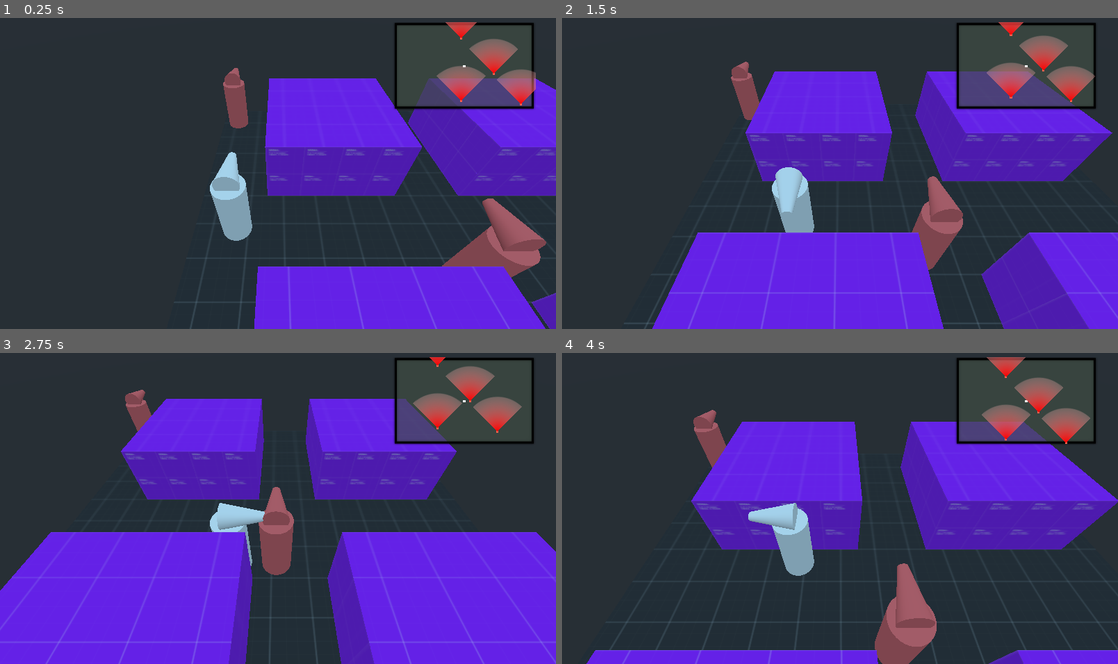
Above: before the commit, frames 1-4 (two rows, left to right).
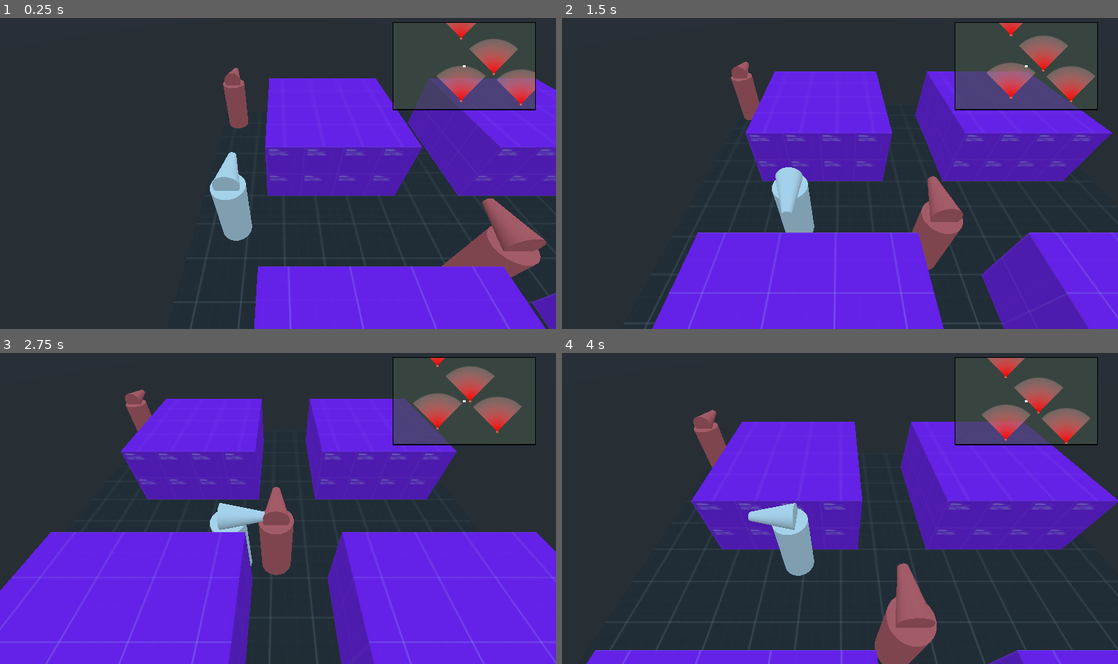
Above: after the commit, the same moments.

Repository: crystal-bit/games-mimcry-metal-gear-solid
Game: Godot game, scene res://scenes/gameplay/gameplay.tscn
Same seed, same stepped clock (60 frames per second), same inputs: the game is played once before the commit and once after it.
Inputs:
- Up to frame 1 (0.25 s): no input
- Up to frame 2 (1.5 s): tap Enter at 0.5 s; hold Right (ui_right) 0.53-1.28 s; hold Down (ui_down) from 1.28 s (still down)
- Up to frame 3 (2.75 s): release Down (ui_down) at 2.03 s; hold Right (ui_right) from 2.03 s (still down)
- Up to frame 4 (4 s): release Right (ui_right) at 2.78 s; hold Up (ui_up) 2.78-3.53 s; hold Left (ui_left) from 3.53 s (still down)

The runs differ from the first frame. In frame 1, 1.0% of the frame differs, in the area x 70-97%, y 1-30%; in frame 2, 1.0%; in frame 3, 1.0%; in frame 4, 1.0%.

Commit message:
Fixed issue #2

Diff:
--- a/scenes/gameplay/gameplay.tscn
+++ b/scenes/gameplay/gameplay.tscn
@@ -1,10 +1,11 @@
-[gd_scene load_steps=18 format=2]
+[gd_scene load_steps=19 format=2]
 
 [ext_resource path="res://addons/kenney_prototype_textures/dark/texture_01.png" type="Texture" id=1]
 [ext_resource path="res://scenes/gameplay/gameplay.gd" type="Script" id=2]
 [ext_resource path="res://scenes/gameplay/player.gd" type="Script" id=3]
 [ext_resource path="res://addons/kenney_prototype_textures/purple/texture_01.png" type="Texture" id=4]
-[ext_resource path="res://assets/minimap-bg.png" type="Texture" id=5]
+[ext_resource path="res://assets/minimap/background.png" type="Texture" id=5]
+[ext_resource path="res://assets/minimap/border.png" type="Texture" id=6]
 [ext_resource path="res://assets/minimap/player.png" type="Texture" id=7]
 [ext_resource path="res://scenes/gameplay/minimap/soliton.gd" type="Script" id=8]
 [ext_resource path="res://scenes/gameplay/enemy/enemy.tscn" type="PackedScene" id=9]
@@ -110,21 +111,40 @@
 
 [node name="GUI" type="CanvasLayer" parent="."]
 
-[node name="Soliton" type="TextureRect" parent="GUI"]
+[node name="Content" type="Control" parent="GUI"]
+margin_right = 40.0
+margin_bottom = 40.0
+
+[node name="Soliton" type="TextureRect" parent="GUI/Content"]
+anchor_left = 1.0
+anchor_right = 1.0
+margin_left = 683.0
+margin_top = 33.0
+margin_right = 947.0
+margin_bottom = 196.0
+rect_clip_content = true
+texture = ExtResource( 5 )
+expand = true
+script = ExtResource( 8 )
+minimap_scale = 10.0
+
+[node name="Player" type="Sprite" parent="GUI/Content/Soliton"]
+scale = Vector2( 2, 2 )
+texture = ExtResource( 7 )
+
+[node name="Frame" type="NinePatchRect" parent="GUI"]
 anchor_left = 1.0
 anchor_right = 1.0
 margin_left = -301.0
 margin_top = 33.0
 margin_right = -37.0
 margin_bottom = 196.0
-rect_clip_content = true
-texture = ExtResource( 5 )
-script = ExtResource( 8 )
-minimap_scale = 10.0
-
-[node name="Player" type="Sprite" parent="GUI/Soliton"]
-scale = Vector2( 2, 2 )
-texture = ExtResource( 7 )
+texture = ExtResource( 6 )
+draw_center = false
+patch_margin_left = 2
+patch_margin_top = 2
+patch_margin_right = 2
+patch_margin_bottom = 2
 
 [node name="Enemy" parent="." instance=ExtResource( 9 )]
 transform = Transform( 1, 0, 0, 0, 1, 0, 0, 0, 1, 9.68515, 1.90609, -0.844168 )
--- a/scenes/gameplay/minimap/soliton.gd
+++ b/scenes/gameplay/minimap/soliton.gd
@@ -1,7 +1,7 @@
 extends TextureRect
 
 onready var player_pin = $Player
-onready var player := get_parent().get_parent().get_node("Player")
+onready var player := get_parent().get_parent().get_parent().get_node("Player")
 
 export(float, 0.5, 15) var minimap_scale: = 6
 var minimap_size: Vector2
Binary file removed: assets/minimap-bg.png
Binary file added: assets/minimap/background.png
Not shown, changed: assets/minimap/background.png.import
Binary file added: assets/minimap/border.png
Not shown, added: assets/minimap/border.png.import
